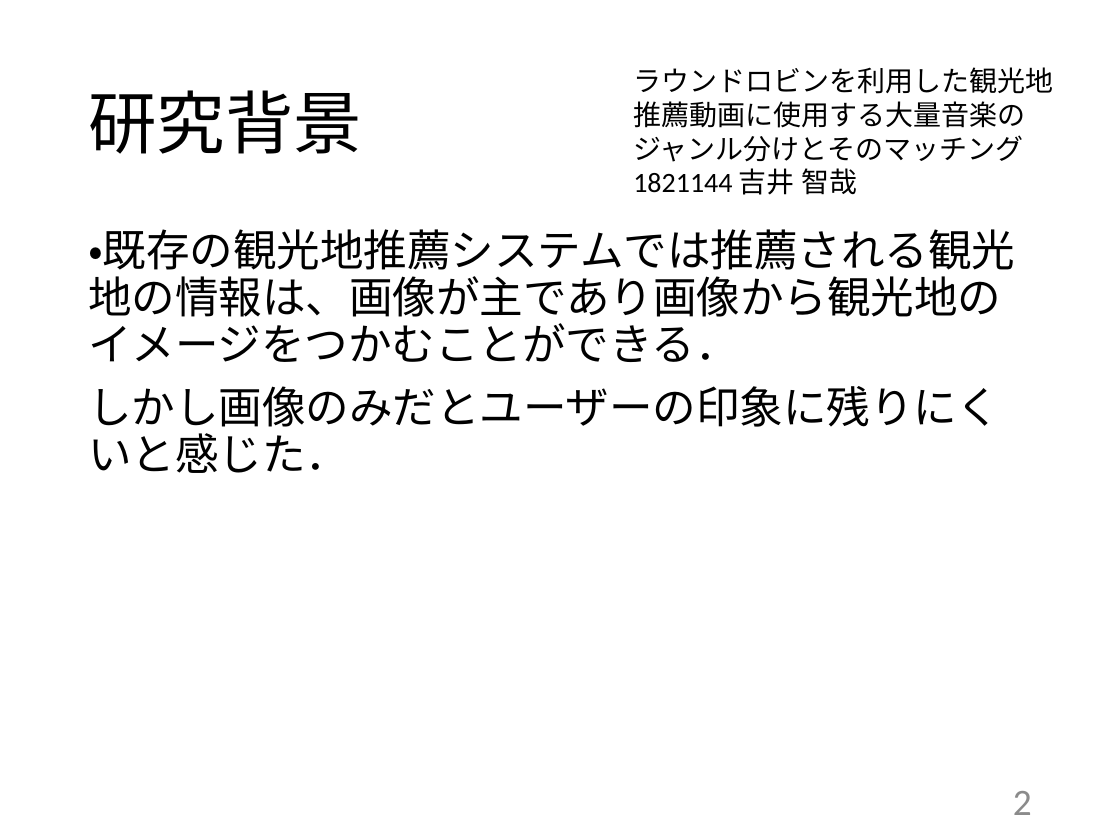
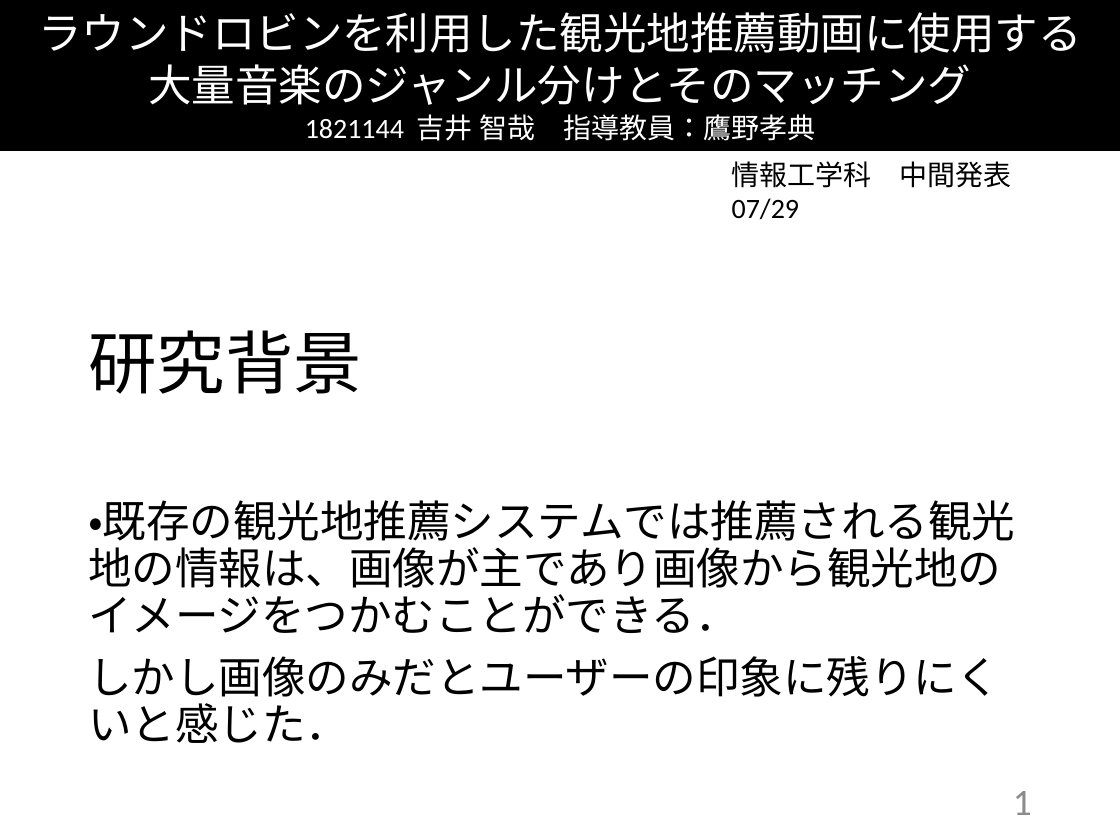
Before and after one commit to kait-takanolab/1821144-yoshii-thesis, a slide deck: slide 1 of 学部_中間発表_1821144.pptx (slide 2 before the commit). Drawn at 1120x840 pixels with LibreOffice and Linux fonts; fonts in the diff are those of the drawing. Boxes give left, top, right and bottom in pixels: in the first picture for what was removed or moved away, otherwise in the second. Text is boxed around its words. In the diff, an @@ line names an element or a change of style, - is before the commit and + after.

```diff
--- a/学部_中間発表_1821144.pptx
+++ b/学部_中間発表_1821144.pptx
@@ rectangle "ラウンドロビンを利用した観光地推薦動画に使用する": place and size @@
-rectangle "ラウンドロビンを利用した観光地推薦動画に使用する" at <box>633,67,1053,195</box>
+rectangle "ラウンドロビンを利用した観光地推薦動画に使用する" at <box>0,0,1120,151</box>
@@ rectangle "ラウンドロビンを利用した観光地推薦動画に使用する" at <box>0,0,1120,151</box>: fill none to #000000; outline none to #000000 1 pt @@
@@ text in rectangle at <box>38,12,1082,141</box>: text changed; size 18 to 28 pt; text colour #000000 to #FFFFFF @@
-ラウンドロビンを利用した観光地推薦動画に使用する大量音楽の
-ジャンル分けとそのマッチング
-1821144 吉井 智哉
+ラウンドロビンを利用した観光地推薦動画に使用する
+大量音楽のジャンル分けとそのマッチング
+1821144 吉井 智哉 指導教員：鷹野孝典
@@ text added at <box>732,161,1012,188</box>, 18 pt, text #000000 @@
+情報工学科 中間発表 07/29
@@ title "研究背景": place and size @@
-title "研究背景" at <box>88,90,362,154</box>
+title "研究背景" at <box>88,330,362,394</box>
@@ text "・既存の観光地推薦システムでは推薦される観光地の情報は、画像が主であり画像から観光地のイメージをつかむことができる．": place and size @@
-text "・既存の観光地推薦システムでは推薦される観光地の情報は、画像が主であり画像から観光地のイメージをつかむことができる．" at <box>88,229,1015,473</box>
+text "・既存の観光地推薦システムでは推薦される観光地の情報は、画像が主であり画像から観光地のイメージをつかむことができる．" at <box>88,500,1015,743</box>
@@ page number at <box>1013,791,1032,815</box>: text changed @@
-2
+1
```
Also in this commit, not shown: 1 other slide changed.
